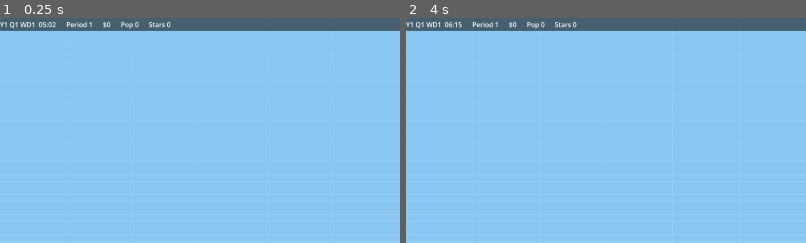
Above: before the commit, frames 1-2 (left to right).
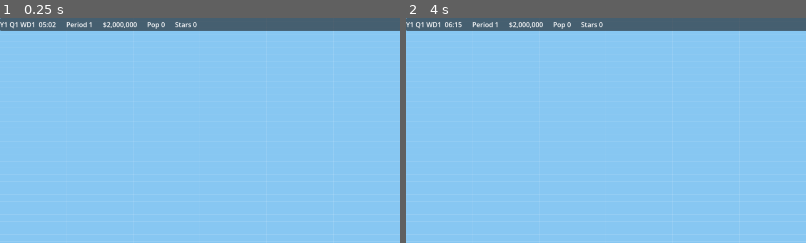
Above: after the commit, the same moments.

Repository: evidencelacking/TowerGame
Game: Godot game, scene res://scenes/main.tscn
Same seed, same stepped clock (60 frames per second), same inputs: the game is played once before the commit and once after it.
Inputs:
- Up to frame 1 (0.25 s): no input
- Up to frame 2 (4 s): click "2x" at 0.5 s; click "1x" at 1.25 s; click "3x" at 2 s; click "Pause" at 2.75 s; click "Resume" at 3.5 s
The pictures show only the part of the screen within x 0-50%, y 0-50%; the shares and areas given below are measured in that part.

The runs differ from the first frame. In frame 1, 0.3% of the frame differs, in the area x 26-50%, y 1-5%; in frame 2, 0.3%.

Commit message:
feat: show the ledger balance in the HUD (refs #16)
Co-Authored-By: Claude Opus 5.5 <noreply@anthropic.com>

Diff:
--- a/scripts/view/hud.gd
+++ b/scripts/view/hud.gd
@@ -3,9 +3,10 @@
 ## Reads the sim read-only; pause and speed go to the SimDriver, never into the sim.
 
 const Clock := preload("res://scripts/sim/clock.gd")
+const Driver := preload("res://scripts/view/sim_driver.gd")
 const DAY_NAMES: Array[String] = ["WD1", "WD2", "WE"]
 
-@onready var _driver: SimDriver = $SimDriver
+@onready var _driver: Driver = $SimDriver
 @onready var _date: Label = %DateLabel
 @onready var _period: Label = %PeriodLabel
 @onready var _money: Label = %MoneyLabel
@@ -41,13 +42,23 @@
 	_driver.set_paused(not _driver.paused)
 
 
+## Whole dollars with thousands separators: 2000000 -> "$2,000,000", -500 -> "-$500".
+static func format_money(dollars: int) -> String:
+	var digits := str(absi(dollars))
+	var grouped := ""
+	while digits.length() > 3:
+		grouped = "," + digits.substr(digits.length() - 3) + grouped
+		digits = digits.substr(0, digits.length() - 3)
+	return ("-" if dollars < 0 else "") + "$" + digits + grouped
+
+
 func _refresh() -> void:
 	var clock := _driver.tower.clock
 	_date.text = "Y%d Q%d %s  %02d:%02d" % [
 		clock.year(), clock.quarter(), DAY_NAMES[clock.day_of_week()], clock.hour(), clock.minute()]
 	_period.text = "Period %d" % clock.period()
+	_money.text = format_money(_driver.tower.ledger.balance)
 	# No sim value yet for these (later issues); show 0 until they land.
-	_money.text = "$0"
 	_population.text = "Pop 0"
 	_stars.text = "Stars 0"
 	_pause.text = "Resume" if _driver.paused else "Pause"
--- a/tests/run_tests.gd
+++ b/tests/run_tests.gd
@@ -10,6 +10,7 @@
 const TestHarness := preload("res://tests/test_harness.gd")
 const TestRoomCatalogue := preload("res://tests/test_room_catalogue.gd")
 const TestMoney := preload("res://tests/test_money.gd")
+const TestHud := preload("res://tests/test_hud.gd")
 
 var failures := 0
 
@@ -23,6 +24,7 @@
 	TestHarness.run(check)
 	TestRoomCatalogue.run(check)
 	TestMoney.run(check)
+	TestHud.run(check)
 	print("TESTS FINISHED failures=%d" % failures)
 	quit(failures)
 
--- /dev/null
+++ b/tests/test_hud.gd
@@ -0,0 +1,11 @@
+extends RefCounted
+## HUD formatting tests (the static helper only; no scene needed).
+
+const Hud := preload("res://scripts/view/hud.gd")
+
+
+static func run(check: Callable) -> void:
+	check.call(Hud.format_money(0) == "$0", "zero dollars shows as $0")
+	check.call(Hud.format_money(2000000) == "$2,000,000", "the starting funds show with separators")
+	check.call(Hud.format_money(-500) == "-$500", "a negative balance shows a leading minus")
+	check.call(Hud.format_money(1000) == "$1,000", "exactly four digits get one separator")
